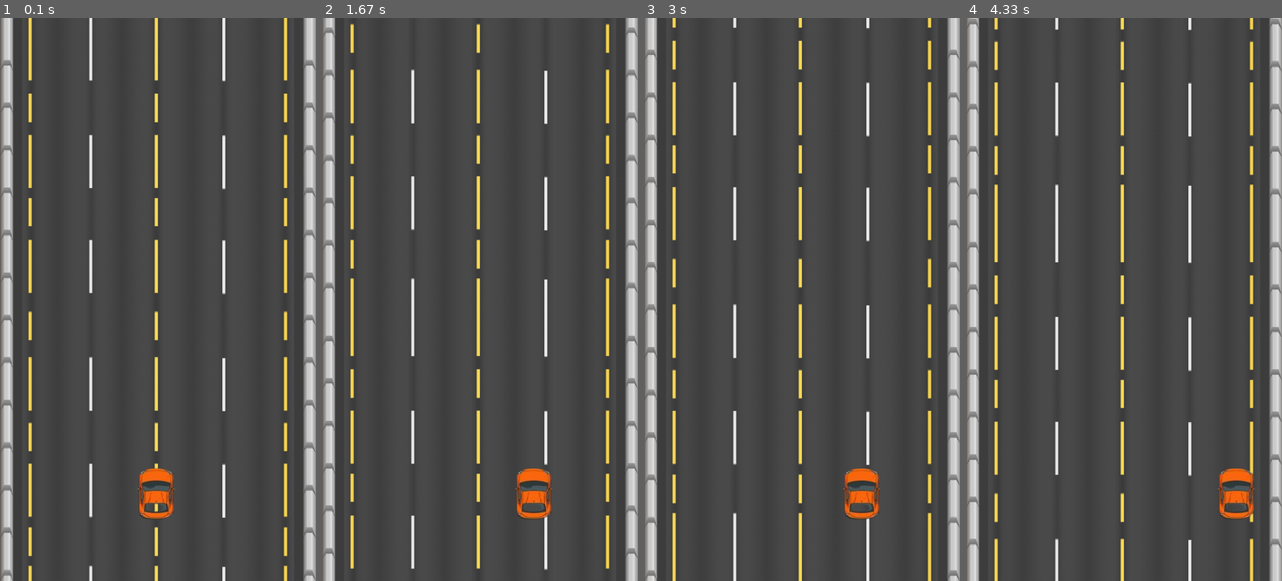
Above: before the commit, frames 1-4 (left to right).
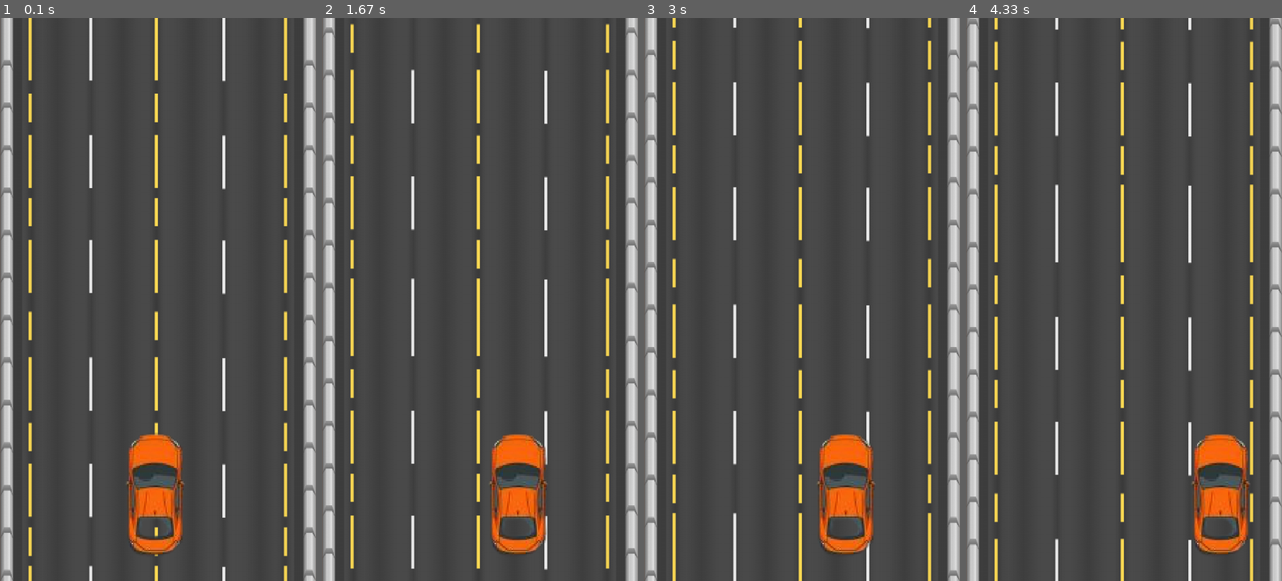
Above: after the commit, the same moments.

Repository: huszargergelyakos/Pygame10A_F
Game: pygame game, started from main.py
The game is run twice, just before and just after one commit, with the same random seed, the same clock (stepped at 60 frames per second) and the same inputs.
Inputs:
- Up to frame 1 (0.1 s): no input
- Up to frame 2 (1.67 s): hold Right 0.33-0.8 s; hold Right 0.83-1.3 s; hold Left from 1.33 s (still down)
- Up to frame 3 (3 s): release Left at 1.87 s; hold Left 1.9-2.3 s; hold Right 2.33-2.97 s
- Up to frame 4 (4.33 s): hold Left 3-3.47 s; hold Right 3.5-3.97 s; hold Right from 4 s (still down)

The runs differ from the first frame. In frame 1, 2.9% of the frame differs, in the area x 39-59%, y 73-96%; in frame 2, 3.0%, in the area x 53-73%, y 73-96%; in frame 3, 3.0%; in frame 4, 3.0%.

Commit message:
Car size enlargement

Diff:
--- a/player.py
+++ b/player.py
@@ -7,7 +7,8 @@
         super().__init__()
         # Kép betöltése és beállítása
         raw_image = pygame.image.load(image_path).convert_alpha()
-        self.image = pygame.transform.scale(raw_image, (90, 100))  # Eredeti méretezés
+        # MEGNÖVELT MÉRET: itt tudod állítani, mekkora legyen az autó!
+        self.image = pygame.transform.scale(raw_image, (140, 240))
 
         # Pozíció és hitbox (rect)
         self.rect = self.image.get_rect()
